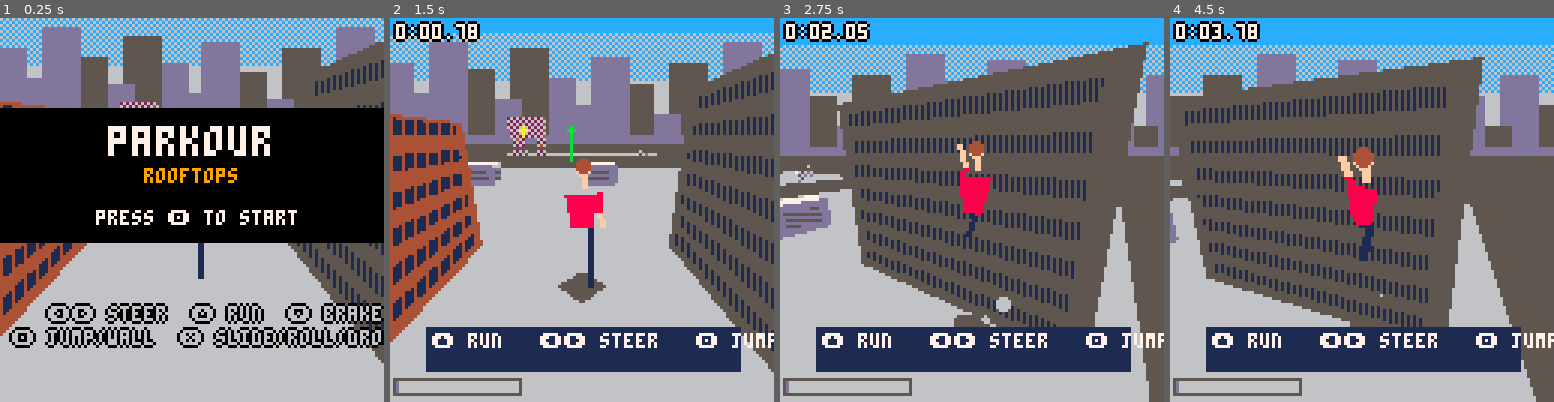
Above: before the commit, frames 1-4 (left to right).
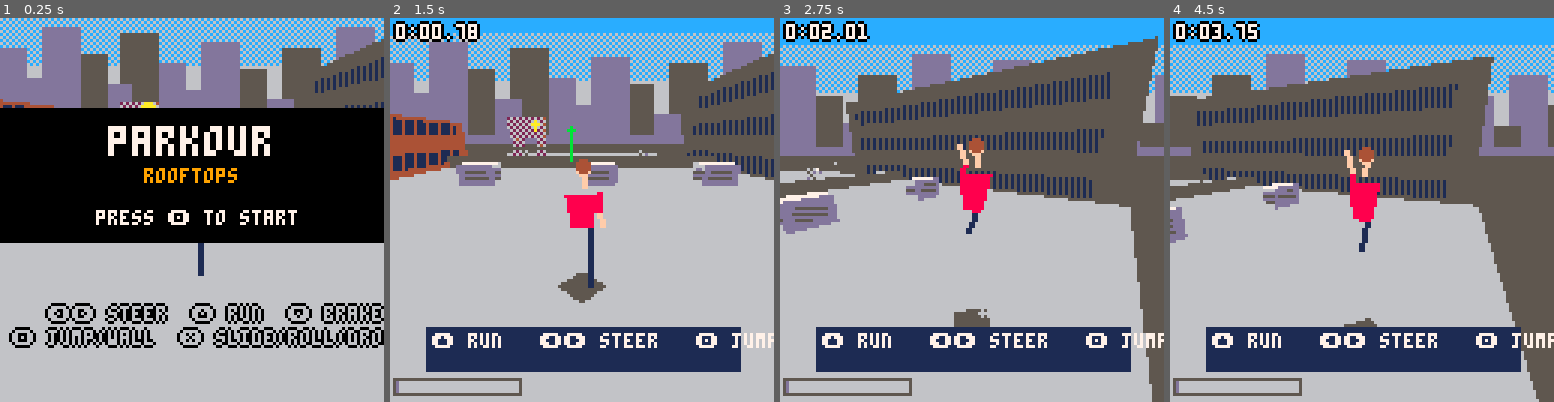
Above: after the commit, the same moments.

Repository: 6Lilith6/PARKOUR
Game: PICO-8 cartridge parkour.p8
The game is run twice, just before and just after one commit, with the same random seed, the same clock (stepped at 60 frames per second) and the same inputs.
Inputs:
- Up to frame 1 (0.25 s): no input
- Up to frame 2 (1.5 s): tap X (X key) at 0.33, 1.07 s; tap O (Z key) at 0.7 s
- Up to frame 3 (2.75 s): hold Right 1.6-2.1 s; tap O (Z key) at 1.7, 2.1, 2.5 s; tap X (X key) at 1.85 s; hold Up 2.15-2.42 s; hold Right from 2.47 s (still down)
- Up to frame 4 (4.5 s): tap O (Z key) every 0.4 s from 2.9 to 4.1 s; tap X (X key) at 2.97, 4.08 s; release Right at 3.03 s; hold Left 3.08-3.58 s; hold Down 3.63-3.97 s; hold Right from 4.02 s (still down)

The runs differ from the first frame. In frame 1, 6.9% of the frame differs, in the area x 0-100%, y 3-90%; in frame 2, 17%; in frame 3, 25%, in the area x 0-100%, y 0-100%; in frame 4, 25%.

Commit message:
Extend Rooftops: boulevard crossing + tower finale; fix wallrun/wall-jump bugs
- New sections: skybridge / balance cable / billboard wallrun -> wall
  jump -> wallrun chain; tower with stairs+ladder / chimney / vault-mantle
- Wallrun keeps most horizontal speed and stays level (no forced hard
  landing after the billboard run); wall magnet ignores the last wall
- Wall kicks clear the jump buffer (no accidental double kick)
- Balance heading snap fixed for z-axis beams; prefer wide footing
- Painter sort only over visible boxes (cull behind/out of range)
- Waypoint bot plays full safe/expert routes in the sim

Co-Authored-By: Claude Opus 5.5 <noreply@anthropic.com>
Claude-Session: https://claude.ai/code/session_013dHcJmQw6YEhdeW29Hzu4g

Diff:
--- a/parkour.p8
+++ b/parkour.p8
@@ -7,7 +7,7 @@
 -- checkpoints, timer, hud
 
 dt=1/60
-hints=split("⬆️ run   ⬅️➡️ steer   🅾️ jump|run into low obst …(450 unchanged characters)… s up: ladder,\nsteps, or run up the wall","|")
+hints=split("⬆️ run   ⬅️➡️ steer   🅾️ jump|run into low obst …(450 unchanged characters)… s up: ladder,\nsteps, or run up the wall|wallrun, 🅾️ wall jump, wallrun\nor take the cable / skybridge|last climb: stairs, chimney\nor vault-jump-mantle","|")
 
 function _init()
  cartdata"pk_rooftops_1"
@@ -165,7 +165,7 @@
  for a=0x2002,0x2001+peek2(0x2000)*9,9 do
   local x,z,y,m=peek2(a)/8,peek2(a+2)/8,peek(a+4)/4,peek(a+8)
   local b={x,y,z,x+peek(a+5)/4,y+peek(a+6)/4,z+peek(a+7)/4,m=m%16,k=m\16}
-  b.f=mats[b.m][4]
+  b.f,b.rad=mats[b.m][4],(b[4]-x+b[5]-y+b[6]-z)/2
   if b.f&8>0 then
    add(trig,b)
    if b.m==11 and b.k==0 then spawn={x+1,y,z+1,.75} end
@@ -175,7 +175,7 @@
  end
  -- player pseudo-box, sorted
  -- with the world for drawing
- plb={}
+ plb={rad=1}
  add(dl,plb)
 end
 -->8
@@ -216,7 +216,7 @@
 
 -- step onto low curbs/stairs
 function stepup(b)
- if st~="air" and st~="wallrun" and b[5]-py<.45 and not phit(b[5]+.01) then
+ if st~="air" and st~="wallrun" and b[5]-py<.55 and not phit(b[5]+.01) then
   py=b[5]+.01
   return true
  end
@@ -270,7 +270,7 @@
 -- on top in front of us?
 function canvault(b)
  local h,x,z=b[5]-py,px+cos(ang)*.5,pz+sin(ang)*.5
- return h>.4 and h<1.4 and b.f&2==0 and not hit(x-r,b[5]+.02,z-r,x+r,b[5]+1.6,z+r)
+ return h>.5 and h<1.4 and b.f&2==0 and not hit(x-r,b[5]+.02,z-r,x+r,b[5]+1.6,z+r)
 end
 
 -- ledge in front of the hands,
@@ -381,7 +381,7 @@
 -- kick off a wall (tic-tac / wall
 -- jump): keep along-wall speed vp
 function wallkick(vp,out,n)
- vx,vy,vz=-wnz*vp+wnx*out,max(vy,6.6-kicks*1.3),wnx*vp+wnz*out
+ vx,vy,vz,jbuf=-wnz*vp+wnx*out,max(vy,6.6-kicks*1.3),wnx*vp+wnz*out,0
  kicks+=1
  ang=atan2(vx,vz)
  toair()
@@ -544,7 +544,7 @@
  if not wall and jz and hs()>3.2 then
   for sd=-1,1,2 do
    local b=solid(px-sin(ang)*sd*.8,py+1,pz+cos(ang)*sd*.8)
-   if b then
+   if b and b~=lastwr then
     wall=b
     if px>b[1] and px<b[4] then
      wnx,wnz=0,pz<b[3] and -1 or 1
@@ -564,10 +564,10 @@
   wallkick(vp,max(3.2,vin*.5),"tic-tac")
  elseif jz and abs(vp)>3.2 and abs(vp)>vin*.7 and wall~=lastwr then
   -- wallrun
-  wrs,lastwr=abs(vp),wall
+  wrs,lastwr=max(abs(vp),hs()*.85),wall
   wrt=.5+wrs*.12
   wrmax=wrt
-  vy=max(vy,1+wrs*.3)
+  vy=mid(vy,1+wrs*.25,3.5)
   ang=atan2(-wnz*vp,wnx*vp)
   trick("wallrun",.1,5)
   setst"wallrun"
@@ -673,7 +673,7 @@
 
 s.wallrun=function()
  wrt-=dt
- vy-=g*(.12+(1-wrt/wrmax)*.7)*dt
+ vy-=g*(.05+(1-wrt/wrmax)*.55)*dt
  wrs=max(wrs-dt)
  vx,vz=cos(ang)*wrs-wnx,sin(ang)*wrs-wnz
  pmove()
@@ -949,6 +949,7 @@
  local lx,ly,lz=look[1]-sx,look[2]-sy,look[3]-sz
  local yaw,pit=atan2(lx,lz),atan2(sqrt(lx*lx+lz*lz),ly)
  ccy,csy,ccp,csp=cos(yaw),sin(yaw),cos(pit),sin(pit)
+ cfw={ccy*ccp,csp,csy*ccp}
 end
 
 -- world -> camera space
@@ -1041,32 +1042,36 @@
  -- player pseudo-box joins sort
  plb[1],plb[2],plb[3],plb[4],plb[5],plb[6]=px-r,py,pz-r,px+r,py+ph,pz+r
  -- d: centre distance (sort tie
- -- break), e: gap distance (fog)
+ -- break), e: gap distance (fog).
+ -- only boxes in range and not
+ -- behind the camera get sorted
+ local v,o={},{}
  for b in all(dl) do
-  b.d,b.e=0,0
+  local d,e,f=0,0,0
   for i=1,3 do
-   local c=cpos[i]
-   b.d+=abs((b[i]+b[i+3])/2-c)
-   b.e+=max(max(b[i]-c,c-b[i+3]))
-  end
+   local c,m=cpos[i],(b[i]+b[i+3])/2
+   d+=abs(m-c)
+   e+=max(max(b[i]-c,c-b[i+3]))
+   f+=(m-c)*cfw[i]
+  end
+  b.d,b.e=d,e
+  add(e<50 and f>-b.rad and v or o,b)
  end
  -- insertion sort: list stays
  -- nearly sorted frame to frame
- for i=2,#dl do
-  local b,j=dl[i],i-1
-  while j>0 and behind(b,dl[j]) do
-   dl[j+1]=dl[j]
+ for i=2,#v do
+  local b,j=v[i],i-1
+  while j>0 and behind(b,v[j]) do
+   v[j+1]=v[j]
    j-=1
   end
-  dl[j+1]=b
- end
- for b in all(dl) do
-  if b==plb then
-   drawplayer()
-  elseif b.e<50 then
-   drawbox(b)
-  end
- end
+  v[j+1]=b
+ end
+ for b in all(v) do
+  if b==plb then drawplayer() else drawbox(b) end
+ end
+ for b in all(o) do add(v,b) end
+ dl=v
  beacon()
  fxdraw()
 end
@@ -1102,7 +1107,7 @@
   -- window bands
   fillp(fpat[flr(b[1]+b[3])%3+1])
   for y=1.4,h-1.2,3 do
-   cpoly({fp(q,.06,y/h),fp(q,.06,(y+1.3)/h),fp(q,.94,(y+1.3)/h),fp(q,.94,y/h)},c+16)
+   cpoly({fp(q,.06,y/h),fp(q,.06,(y+1.3)/h),fp(q,.94,(y+1.3)/h),fp(q,.94,y/h)},c+(c==1 and 192 or 16))
   end
  elseif dk==2 then
   -- ladder rungs
@@ -1199,100 +1204,100 @@
  end
 end
 __map__
-640000000000005038880148000800380808080b0800040038480c160d0800300038480c181d1800480038060404034400480038060404037000480038060404030000800038500302050800900038480c102d0000b4003c500101052000b40038010401057e00b40038010401057800d00038010801097800e6003801080109
-8e00d00038010801098e00e60038010801097600ce00400e0a0e091000d00038040204030800e00038300c183d1000280100503068021000380130500c081b1000500130500c28ad28006801301002100a70006801301002100a1000a00130500c0cbd3400f60130041001062000b80130160c1f5d7800b80130080406037000
-d80130100a10016c00a001301a0c1c4d7000d8013a100c107d4c00b80130100c1f6d2000f801005040740e2000000240500c082b4000300240060404036000500240080504033000700240100c1801900040024001180105c80020020018343002c000a0023f200101059800900240140c148db000ce0242300e0107dc00d002
-2001220105f800d00220012201058000b80240180c146d0001000200403c7801040100023c0a0c783b280130023c1002180a300190023c06040403500190023c06040403580110023c100c100e2001140248180c0117600140023c100c383d8001c002320a010c04800198022a0a010c04a00140020048247002e00180022408
+810000000000005038880148000800380808080b0800040038480c160d0800300038480c181d1800480038060404034400480038060404037000480038060404030000800038500302050800900038480c102d0000b4003c500101052000b40038010401057e00b40038010401057800d00038010801097800e6003801080109
+8e00d00038010801098e00e60038010801097600ce00400e0a0e091000d00038040204030800e00038300c183d1000280100503068021000380130500c081b1000500130500c28ad28006801301002100a70006801301002100a1000a00130500c0cbd3200f60130061001062000b80130160c1f5d7800b80130080406037000
+d80130100a10016c00a001301a0c1c4d7000d8013a100c107d4c00b80130100c1f6d2000f801005040740e2000000240500c082b4000300240060404036000500240080504033000700240100c1801900040024001180105c80020020010343002c000a0023f180101059800900240140c148db000ce0242280e0107d000d002
+2001220105e800d00220012201058000b80240180c146df000000200483c7801f40000023c0a0c783b280130023c1002180a300190023c06040403500190023c06040403580110023c100c100e2001140248180c0117600140023c100c383d8001c002320a010c04800198022a0a010c04a00140020048247002e00180022408
 0406030002b0022406040403a4011e032402240106a001f802240a0c135dc00110032810010808e40114033b10010604b401e002241e0c189d7001200300504878017001280348500c084b800160034806040403a00160034806040403c00160034806040403e00160034806040403700190034c500101059001900348010401
-05ee01900348010401059001b803481002100ad001b803481002100a7801e00348010801097801f60348010801098e01e00348010801098e01f60348010801097601de03500e0a0e09d001f0034820140127800128040040444402980150044408050803d00168044406040403a001b00443010110046001d00400403c480180
-0110053c20012005800110053d200b200c90ff0000002858780ea0ff20010028288802b0ff50020028689001d00000000038487802e00010010038206001000000030060306002d0002003004060680e50023002004050a00e300290030038386802c000600400485078011002b004003860640e70019005004878380ef00050
-0048181001370000000000000000000000000000000000000000000000000000000000000000000000000000000000000000000000000000000000000000000000000000000000000000000000000000000000000000000000000000000000000000000000000000000000000000000000000000000000000000000000000000
-0000000000000000000000000000000000000000000000000000000000000000000000000000000000000000000000000000000000000000000000000000000000000000000000000000000000000000000000000000000000000000000000000000000000000000000000000000000000000000000000000000000000000000
-0000000000000000000000000000000000000000000000000000000000000000000000000000000000000000000000000000000000000000000000000000000000000000000000000000000000000000000000000000000000000000000000000000000000000000000000000000000000000000000000000000000000000000
-0000000000000000000000000000000000000000000000000000000000000000000000000000000000000000000000000000000000000000000000000000000000000000000000000000000000000000000000000000000000000000000000000000000000000000000000000000000000000000000000000000000000000000
-0000000000000000000000000000000000000000000000000000000000000000000000000000000000000000000000000000000000000000000000000000000000000000000000000000000000000000000000000000000000000000000000000000000000000000000000000000000000000000000000000000000000000000
-0000000000000000000000000000000000000000000000000000000000000000000000000000000000000000000000000000000000000000000000000000000000000000000000000000000000000000000000000000000000000000000000000000000000000000000000000000000000000000000000000000000000000000
-0000000000000000000000000000000000000000000000000000000000000000000000000000000000000000000000000000000000000000000000000000000000000000000000000000000000000000000000000000000000000000000000000000000000000000000000000000000000000000000000000000000000000000
-0000000000000000000000000000000000000000000000000000000000000000000000000000000000000000000000000000000000000000000000000000000000000000000000000000000000000000000000000000000000000000000000000000000000000000000000000000000000000000000000000000000000000000
-0000000000000000000000000000000000000000000000000000000000000000000000000000000000000000000000000000000000000000000000000000000000000000000000000000000000000000000000000000000000000000000000000000000000000000000000000000000000000000000000000000000000000000
-0000000000000000000000000000000000000000000000000000000000000000000000000000000000000000000000000000000000000000000000000000000000000000000000000000000000000000000000000000000000000000000000000000000000000000000000000000000000000000000000000000000000000000
-0000000000000000000000000000000000000000000000000000000000000000000000000000000000000000000000000000000000000000000000000000000000000000000000000000000000000000000000000000000000000000000000000000000000000000000000000000000000000000000000000000000000000000
-0000000000000000000000000000000000000000000000000000000000000000000000000000000000000000000000000000000000000000000000000000000000000000000000000000000000000000000000000000000000000000000000000000000000000000000000000000000000000000000000000000000000000000
-0000000000000000000000000000000000000000000000000000000000000000000000000000000000000000000000000000000000000000000000000000000000000000000000000000000000000000000000000000000000000000000000000000000000000000000000000000000000000000000000000000000000000000
-0000000000000000000000000000000000000000000000000000000000000000000000000000000000000000000000000000000000000000000000000000000000000000000000000000000000000000000000000000000000000000000000000000000000000000000000000000000000000000000000000000000000000000
-0000000000000000000000000000000000000000000000000000000000000000000000000000000000000000000000000000000000000000000000000000000000000000000000000000000000000000000000000000000000000000000000000000000000000000000000000000000000000000000000000000000000000000
-0000000000000000000000000000000000000000000000000000000000000000000000000000000000000000000000000000000000000000000000000000000000000000000000000000000000000000000000000000000000000000000000000000000000000000000000000000000000000000000000000000000000000000
-0000000000000000000000000000000000000000000000000000000000000000000000000000000000000000000000000000000000000000000000000000000000000000000000000000000000000000000000000000000000000000000000000000000000000000000000000000000000000000000000000000000000000000
-0000000000000000000000000000000000000000000000000000000000000000000000000000000000000000000000000000000000000000000000000000000000000000000000000000000000000000000000000000000000000000000000000000000000000000000000000000000000000000000000000000000000000000
-0000000000000000000000000000000000000000000000000000000000000000000000000000000000000000000000000000000000000000000000000000000000000000000000000000000000000000000000000000000000000000000000000000000000000000000000000000000000000000000000000000000000000000
-0000000000000000000000000000000000000000000000000000000000000000000000000000000000000000000000000000000000000000000000000000000000000000000000000000000000000000000000000000000000000000000000000000000000000000000000000000000000000000000000000000000000000000
-0000000000000000000000000000000000000000000000000000000000000000000000000000000000000000000000000000000000000000000000000000000000000000000000000000000000000000000000000000000000000000000000000000000000000000000000000000000000000000000000000000000000000000
-0000000000000000000000000000000000000000000000000000000000000000000000000000000000000000000000000000000000000000000000000000000000000000000000000000000000000000000000000000000000000000000000000000000000000000000000000000000000000000000000000000000000000000
-0000000000000000000000000000000000000000000000000000000000000000000000000000000000000000000000000000000000000000000000000000000000000000000000000000000000000000000000000000000000000000000000000000000000000000000000000000000000000000000000000000000000000000
-0000000000000000000000000000000000000000000000000000000000000000000000000000000000000000000000000000000000000000000000000000000000000000000000000000000000000000000000000000000000000000000000000000000000000000000000000000000000000000000000000000000000000000
-0000000000000000000000000000000000000000000000000000000000000000000000000000000000000000000000000000000000000000000000000000000000000000000000000000000000000000000000000000000000000000000000000000000000000000000000000000000000000000000000000000000000000000
-…(65 lines of a section not shown)…
+05ee01900348010401059001b803481002100ad001b803481002100a7801e00348010801097801f60348010801098e01e00348010801098e01f60348010801097601de03500e0a0e09d001f0034820140127800128040040444402980150044408050803d00168044406040403a001b00443010110046001d00400403c480160
+01e0043c400c085b700110053c06040403b00118053c0802100a600130053c200c18cdd0016005340c083401d00160053c01063405e60160053c01063405d80190053c06030403900160053b010134057e0158053e01101c177e01780520011e01059e01880540011024279e01a80520012001055001c8050050404c025001e0
+0540500c086b6801080640060404035001000640500c1cdd60016006004054300e800148064004060c01880148064004040c01900148064004020c01600148064010080c016a015e0648060c0106b801400640080c0a01b801200640080506038001800654200118058001800655200b180cc001b006540118010590ff000000
+2858780ea0ff20010028288802b0ff50020028689001d00000000038487802e00010010038206001000000030060306002d0002003004060680e50023002004050a00e300290030038386802c000600400485078011002b004003860640ec0008005004068600e1002a00500385078014001f0060060883802d0006006003840
+6801f00050004818100137000000000000000000000000000000000000000000000000000000000000000000000000000000000000000000000000000000000000000000000000000000000000000000000000000000000000000000000000000000000000000000000000000000000000000000000000000000000000000000
+0000000000000000000000000000000000000000000000000000000000000000000000000000000000000000000000000000000000000000000000000000000000000000000000000000000000000000000000000000000000000000000000000000000000000000000000000000000000000000000000000000000000000000
+0000000000000000000000000000000000000000000000000000000000000000000000000000000000000000000000000000000000000000000000000000000000000000000000000000000000000000000000000000000000000000000000000000000000000000000000000000000000000000000000000000000000000000
+0000000000000000000000000000000000000000000000000000000000000000000000000000000000000000000000000000000000000000000000000000000000000000000000000000000000000000000000000000000000000000000000000000000000000000000000000000000000000000000000000000000000000000
+0000000000000000000000000000000000000000000000000000000000000000000000000000000000000000000000000000000000000000000000000000000000000000000000000000000000000000000000000000000000000000000000000000000000000000000000000000000000000000000000000000000000000000
+0000000000000000000000000000000000000000000000000000000000000000000000000000000000000000000000000000000000000000000000000000000000000000000000000000000000000000000000000000000000000000000000000000000000000000000000000000000000000000000000000000000000000000
+0000000000000000000000000000000000000000000000000000000000000000000000000000000000000000000000000000000000000000000000000000000000000000000000000000000000000000000000000000000000000000000000000000000000000000000000000000000000000000000000000000000000000000
+0000000000000000000000000000000000000000000000000000000000000000000000000000000000000000000000000000000000000000000000000000000000000000000000000000000000000000000000000000000000000000000000000000000000000000000000000000000000000000000000000000000000000000
+0000000000000000000000000000000000000000000000000000000000000000000000000000000000000000000000000000000000000000000000000000000000000000000000000000000000000000000000000000000000000000000000000000000000000000000000000000000000000000000000000000000000000000
+0000000000000000000000000000000000000000000000000000000000000000000000000000000000000000000000000000000000000000000000000000000000000000000000000000000000000000000000000000000000000000000000000000000000000000000000000000000000000000000000000000000000000000
+0000000000000000000000000000000000000000000000000000000000000000000000000000000000000000000000000000000000000000000000000000000000000000000000000000000000000000000000000000000000000000000000000000000000000000000000000000000000000000000000000000000000000000
+0000000000000000000000000000000000000000000000000000000000000000000000000000000000000000000000000000000000000000000000000000000000000000000000000000000000000000000000000000000000000000000000000000000000000000000000000000000000000000000000000000000000000000
+0000000000000000000000000000000000000000000000000000000000000000000000000000000000000000000000000000000000000000000000000000000000000000000000000000000000000000000000000000000000000000000000000000000000000000000000000000000000000000000000000000000000000000
+0000000000000000000000000000000000000000000000000000000000000000000000000000000000000000000000000000000000000000000000000000000000000000000000000000000000000000000000000000000000000000000000000000000000000000000000000000000000000000000000000000000000000000
+0000000000000000000000000000000000000000000000000000000000000000000000000000000000000000000000000000000000000000000000000000000000000000000000000000000000000000000000000000000000000000000000000000000000000000000000000000000000000000000000000000000000000000
+0000000000000000000000000000000000000000000000000000000000000000000000000000000000000000000000000000000000000000000000000000000000000000000000000000000000000000000000000000000000000000000000000000000000000000000000000000000000000000000000000000000000000000
+0000000000000000000000000000000000000000000000000000000000000000000000000000000000000000000000000000000000000000000000000000000000000000000000000000000000000000000000000000000000000000000000000000000000000000000000000000000000000000000000000000000000000000
+0000000000000000000000000000000000000000000000000000000000000000000000000000000000000000000000000000000000000000000000000000000000000000000000000000000000000000000000000000000000000000000000000000000000000000000000000000000000000000000000000000000000000000
+0000000000000000000000000000000000000000000000000000000000000000000000000000000000000000000000000000000000000000000000000000000000000000000000000000000000000000000000000000000000000000000000000000000000000000000000000000000000000000000000000000000000000000
+0000000000000000000000000000000000000000000000000000000000000000000000000000000000000000000000000000000000000000000000000000000000000000000000000000000000000000000000000000000000000000000000000000000000000000000000000000000000000000000000000000000000000000
+0000000000000000000000000000000000000000000000000000000000000000000000000000000000000000000000000000000000000000000000000000000000000000000000000000000000000000000000000000000000000000000000000000000000000000000000000000000000000000000000000000000000000000
+0000000000000000000000000000000000000000000000000000000000000000000000000000000000000000000000000000000000000000000000000000000000000000000000000000000000000000000000000000000000000000000000000000000000000000000000000000000000000000000000000000000000000000
+0000000000000000000000000000000000000000000000000000000000000000000000000000000000000000000000000000000000000000000000000000000000000000000000000000000000000000000000000000000000000000000000000000000000000000000000000000000000000000000000000000000000000000
+…(65 lines of a section not shown)…
--- a/src/camera.lua
+++ b/src/camera.lua
@@ -46,6 +46,7 @@
  local lx,ly,lz=look[1]-sx,look[2]-sy,look[3]-sz
  local yaw,pit=atan2(lx,lz),atan2(sqrt(lx*lx+lz*lz),ly)
  ccy,csy,ccp,csp=cos(yaw),sin(yaw),cos(pit),sin(pit)
+ cfw={ccy*ccp,csp,csy*ccp}
 end
 
 -- world -> camera space
--- a/src/collide.lua
+++ b/src/collide.lua
@@ -35,7 +35,7 @@
 
 -- step onto low curbs/stairs
 function stepup(b)
- if st~="air" and st~="wallrun" and b[5]-py<.45 and not phit(b[5]+.01) then
+ if st~="air" and st~="wallrun" and b[5]-py<.55 and not phit(b[5]+.01) then
   py=b[5]+.01
   return true
  end
--- a/src/level.lua
+++ b/src/level.lua
@@ -20,7 +20,7 @@
  for a=0x2002,0x2001+peek2(0x2000)*9,9 do
   local x,z,y,m=peek2(a)/8,peek2(a+2)/8,peek(a+4)/4,peek(a+8)
   local b={x,y,z,x+peek(a+5)/4,y+peek(a+6)/4,z+peek(a+7)/4,m=m%16,k=m\16}
-  b.f=mats[b.m][4]
+  b.f,b.rad=mats[b.m][4],(b[4]-x+b[5]-y+b[6]-z)/2
   if b.f&8>0 then
    add(trig,b)
    if b.m==11 and b.k==0 then spawn={x+1,y,z+1,.75} end
@@ -30,6 +30,6 @@
  end
  -- player pseudo-box, sorted
  -- with the world for drawing
- plb={}
+ plb={rad=1}
  add(dl,plb)
 end
--- a/src/main.lua
+++ b/src/main.lua
@@ -4,7 +4,7 @@
 -- checkpoints, timer, hud
 
 dt=1/60
-hints=split("⬆️ run   ⬅️➡️ steer   🅾️ jump|run into low obst …(450 unchanged characters)… s up: ladder,\nsteps, or run up the wall","|")
+hints=split("⬆️ run   ⬅️➡️ steer   🅾️ jump|run into low obst …(450 unchanged characters)… s up: ladder,\nsteps, or run up the wall|wallrun, 🅾️ wall jump, wallrun\nor take the cable / skybridge|last climb: stairs, chimney\nor vault-jump-mantle","|")
 
 function _init()
  cartdata"pk_rooftops_1"
--- a/src/parkour.lua
+++ b/src/parkour.lua
@@ -9,7 +9,7 @@
 -- on top in front of us?
 function canvault(b)
  local h,x,z=b[5]-py,px+cos(ang)*.5,pz+sin(ang)*.5
- return h>.4 and h<1.4 and b.f&2==0 and not hit(x-r,b[5]+.02,z-r,x+r,b[5]+1.6,z+r)
+ return h>.5 and h<1.4 and b.f&2==0 and not hit(x-r,b[5]+.02,z-r,x+r,b[5]+1.6,z+r)
 end
 
 -- ledge in front of the hands,
@@ -120,7 +120,7 @@
 -- kick off a wall (tic-tac / wall
 -- jump): keep along-wall speed vp
 function wallkick(vp,out,n)
- vx,vy,vz=-wnz*vp+wnx*out,max(vy,6.6-kicks*1.3),wnx*vp+wnz*out
+ vx,vy,vz,jbuf=-wnz*vp+wnx*out,max(vy,6.6-kicks*1.3),wnx*vp+wnz*out,0
  kicks+=1
  ang=atan2(vx,vz)
  toair()
--- a/src/player.lua
+++ b/src/player.lua
@@ -141,7 +141,7 @@
  if not wall and jz and hs()>3.2 then
   for sd=-1,1,2 do
    local b=solid(px-sin(ang)*sd*.8,py+1,pz+cos(ang)*sd*.8)
-   if b then
+   if b and b~=lastwr then
     wall=b
     if px>b[1] and px<b[4] then
      wnx,wnz=0,pz<b[3] and -1 or 1
@@ -161,10 +161,10 @@
   wallkick(vp,max(3.2,vin*.5),"tic-tac")
  elseif jz and abs(vp)>3.2 and abs(vp)>vin*.7 and wall~=lastwr then
   -- wallrun
-  wrs,lastwr=abs(vp),wall
+  wrs,lastwr=max(abs(vp),hs()*.85),wall
   wrt=.5+wrs*.12
   wrmax=wrt
-  vy=max(vy,1+wrs*.3)
+  vy=mid(vy,1+wrs*.25,3.5)
   ang=atan2(-wnz*vp,wnx*vp)
   trick("wallrun",.1,5)
   setst"wallrun"
@@ -270,7 +270,7 @@
 
 s.wallrun=function()
  wrt-=dt
- vy-=g*(.12+(1-wrt/wrmax)*.7)*dt
+ vy-=g*(.05+(1-wrt/wrmax)*.55)*dt
  wrs=max(wrs-dt)
  vx,vz=cos(ang)*wrs-wnx,sin(ang)*wrs-wnz
  pmove()
--- a/src/render.lua
+++ b/src/render.lua
@@ -75,32 +75,36 @@
  -- player pseudo-box joins sort
  plb[1],plb[2],plb[3],plb[4],plb[5],plb[6]=px-r,py,pz-r,px+r,py+ph,pz+r
  -- d: centre distance (sort tie
- -- break), e: gap distance (fog)
+ -- break), e: gap distance (fog).
+ -- only boxes in range and not
+ -- behind the camera get sorted
+ local v,o={},{}
  for b in all(dl) do
-  b.d,b.e=0,0
+  local d,e,f=0,0,0
   for i=1,3 do
-   local c=cpos[i]
-   b.d+=abs((b[i]+b[i+3])/2-c)
-   b.e+=max(max(b[i]-c,c-b[i+3]))
+   local c,m=cpos[i],(b[i]+b[i+3])/2
+   d+=abs(m-c)
+   e+=max(max(b[i]-c,c-b[i+3]))
+   f+=(m-c)*cfw[i]
   end
+  b.d,b.e=d,e
+  add(e<50 and f>-b.rad and v or o,b)
  end
  -- insertion sort: list stays
  -- nearly sorted frame to frame
- for i=2,#dl do
-  local b,j=dl[i],i-1
-  while j>0 and behind(b,dl[j]) do
-   dl[j+1]=dl[j]
+ for i=2,#v do
+  local b,j=v[i],i-1
+  while j>0 and behind(b,v[j]) do
+   v[j+1]=v[j]
    j-=1
   end
-  dl[j+1]=b
+  v[j+1]=b
  end
- for b in all(dl) do
-  if b==plb then
-   drawplayer()
-  elseif b.e<50 then
-   drawbox(b)
-  end
+ for b in all(v) do
+  if b==plb then drawplayer() else drawbox(b) end
  end
+ for b in all(o) do add(v,b) end
+ dl=v
  beacon()
  fxdraw()
 end
@@ -136,7 +140,7 @@
   -- window bands
   fillp(fpat[flr(b[1]+b[3])%3+1])
   for y=1.4,h-1.2,3 do
-   cpoly({fp(q,.06,y/h),fp(q,.06,(y+1.3)/h),fp(q,.94,(y+1.3)/h),fp(q,.94,y/h)},c+16)
+   cpoly({fp(q,.06,y/h),fp(q,.06,(y+1.3)/h),fp(q,.94,(y+1.3)/h),fp(q,.94,y/h)},c+(c==1 and 192 or 16))
   end
  elseif dk==2 then
   -- ladder rungs
Not shown, added: tools/bot.py
Not shown, changed: tools/level_rooftops.py
Not shown, changed: tools/playtest.py
